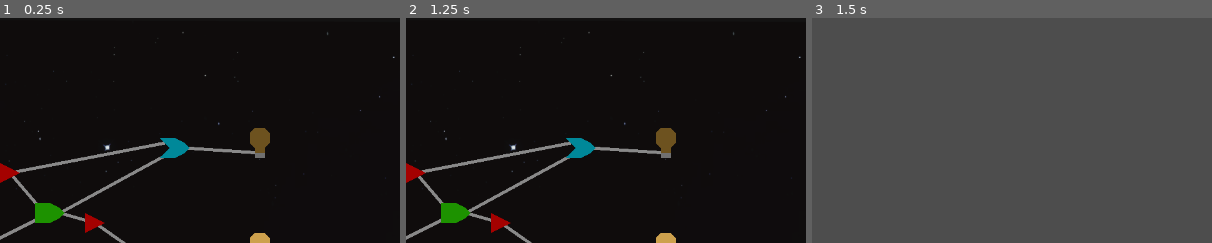
Above: before the commit, frames 1-3 (left to right).
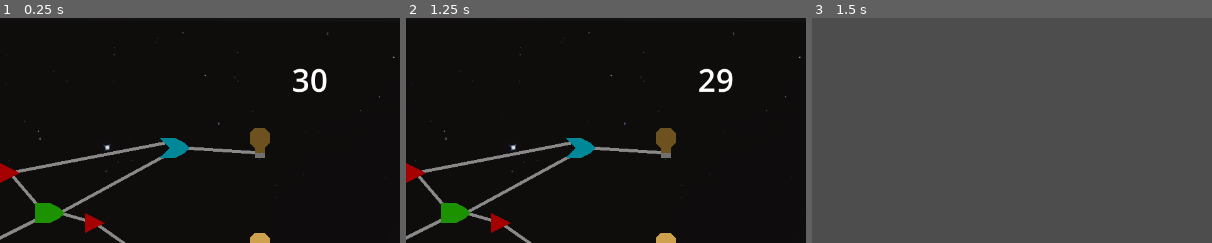
Above: after the commit, the same moments.

Repository: alexgaaranes/jame-gam-50
Game: Godot game, scene res://scenes/level/level3/level3.tscn
The game is run twice, just before and just after one commit, with the same random seed, the same clock (stepped at 60 frames per second) and the same inputs. This scene is started directly instead of the project's main scene.
Inputs (mouse positions are % of the whole screen's width and height, from its top left):
- Up to frame 1 (0.25 s): no input
- Up to frame 2 (1.25 s): tap Enter at 0.5 s; drag from (8, 20) to (8, 56) at 0.52 s
- Up to frame 3 (1.5 s): click "BACK" at 1.25 s
The pictures show only the part of the screen within x 50-100%, y 0-50%; the shares and areas given below are measured in that part.

The runs differ from the first frame. In frame 1, 0.5% of the frame differs, in the area x 73-82%, y 22-34%; in frame 2, 0.5%; in frame 3, nothing differs.
Error in both runs: Cannot call method 'get_children' on a null value. (res://scenes/level/ui/back.gd:15)

Commit message:
feat: add timer and game over in level 3

Diff:
--- a/scenes/level/level2/level2.tscn
+++ b/scenes/level/level2/level2.tscn
@@ -7,6 +7,7 @@
 [ext_resource type="PackedScene" uid="uid://4axunld1eoys" path="res://providers/fkeyzKnob-722325ebd60e0ee62ca20da56863c9b61790c7ac/addons/fkeyz_knob/knob.tscn" id="4_jgnos"]
 [ext_resource type="PackedScene" uid="uid://cisxisrdcaqui" path="res://scenes/level/level2/adjust_wave.tscn" id="4_tick8"]
 [ext_resource type="PackedScene" uid="uid://cdmmd66v4chjy" path="res://scenes/level/ui/you_win.tscn" id="7_iakny"]
+[ext_resource type="PackedScene" uid="uid://drjhgfwtv6pp7" path="res://scenes/level/ui/timer.tscn" id="7_p170t"]
 [ext_resource type="PackedScene" uid="uid://b3f1m7svlhixv" path="res://scenes/level/ui/game_over.tscn" id="8_iakny"]
 
 [node name="Level2" type="Node2D"]
@@ -80,8 +81,7 @@
 text = "speed"
 horizontal_alignment = 1
 
-[node name="Timer" type="Timer" parent="."]
-one_shot = true
+[node name="Timer" parent="." instance=ExtResource("7_p170t")]
 
 [node name="Timer Text" type="RichTextLabel" parent="."]
 offset_left = 1000.0
--- a/scenes/level/level3/level3.tscn
+++ b/scenes/level/level3/level3.tscn
@@ -8,7 +8,9 @@
 [ext_resource type="PackedScene" uid="uid://brdni50ptwun7" path="res://scenes/level/level3/or_gate.tscn" id="5_3u5vx"]
 [ext_resource type="PackedScene" uid="uid://152dporr1jot" path="res://scenes/level/level3/not_gate.tscn" id="6_rk8cu"]
 [ext_resource type="PackedScene" uid="uid://uwy2fkrmrvq7" path="res://scenes/level/level3/lever.tscn" id="7_brhfm"]
+[ext_resource type="PackedScene" uid="uid://drjhgfwtv6pp7" path="res://scenes/level/ui/timer.tscn" id="9_jepui"]
 [ext_resource type="PackedScene" uid="uid://cdmmd66v4chjy" path="res://scenes/level/ui/you_win.tscn" id="9_rk8cu"]
+[ext_resource type="PackedScene" uid="uid://b3f1m7svlhixv" path="res://scenes/level/ui/game_over.tscn" id="11_1ugym"]
 
 [node name="Level3" type="Node2D"]
 process_mode = 3
@@ -409,5 +411,18 @@
 [node name="Lever9" parent="." instance=ExtResource("7_brhfm")]
 position = Vector2(96, 656)
 
+[node name="Timer" parent="." instance=ExtResource("9_jepui")]
+
+[node name="Timer Text" type="RichTextLabel" parent="."]
+offset_left = 1000.0
+offset_top = 64.0
+offset_right = 1272.0
+offset_bottom = 160.0
+theme_override_font_sizes/normal_font_size = 50
+horizontal_alignment = 1
+
 [node name="YouWin" parent="." instance=ExtResource("9_rk8cu")]
 visible = false
+
+[node name="GameOver" parent="." instance=ExtResource("11_1ugym")]
+visible = false
--- /dev/null
+++ b/scenes/level/ui/timer.tscn
@@ -0,0 +1,4 @@
+[gd_scene format=3 uid="uid://drjhgfwtv6pp7"]
+
+[node name="Timer" type="Timer"]
+one_shot = true
--- a/scripts/LogicManager.gd
+++ b/scripts/LogicManager.gd
@@ -1,5 +1,8 @@
 extends Node
 @onready var you_win: CanvasLayer = $YouWin
+@onready var timer: Timer = $Timer
+@onready var timer_text: RichTextLabel = $"Timer Text"
+@onready var game_over: CanvasLayer = $GameOver
 
 func _ready():
 	# setup lahat ng connections haha
@@ -69,5 +72,14 @@
 	$Lever9.emit_signal("state_changed", $Lever9.is_on)
 	you_win.visible = false
 
+	timer.start(31)
+
+# Called every frame. 'delta' is the elapsed time since the previous frame.
+func _process(delta: float) -> void:
+	timer_text.text = str(int(timer.time_left))
+	if timer.is_stopped():
+		game_over.visible = true
+
 func show_you_win():
+	timer.paused = true
 	you_win.visible = true
Not shown: 1 places in scenes/level/level2/level2.tscn that only renumber resources
Not shown: 1 places in scenes/level/level3/level3.tscn that only renumber resources
